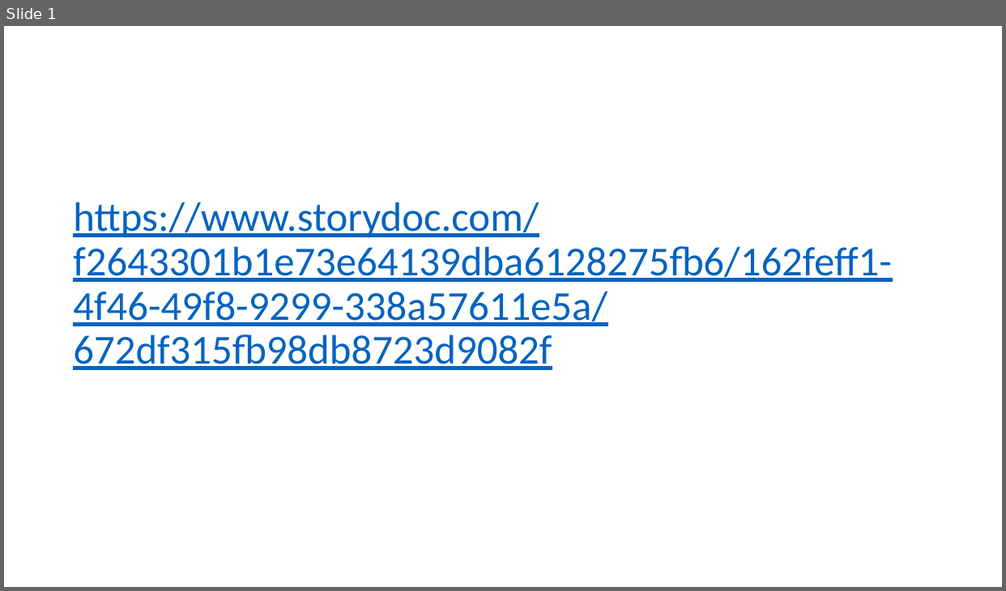
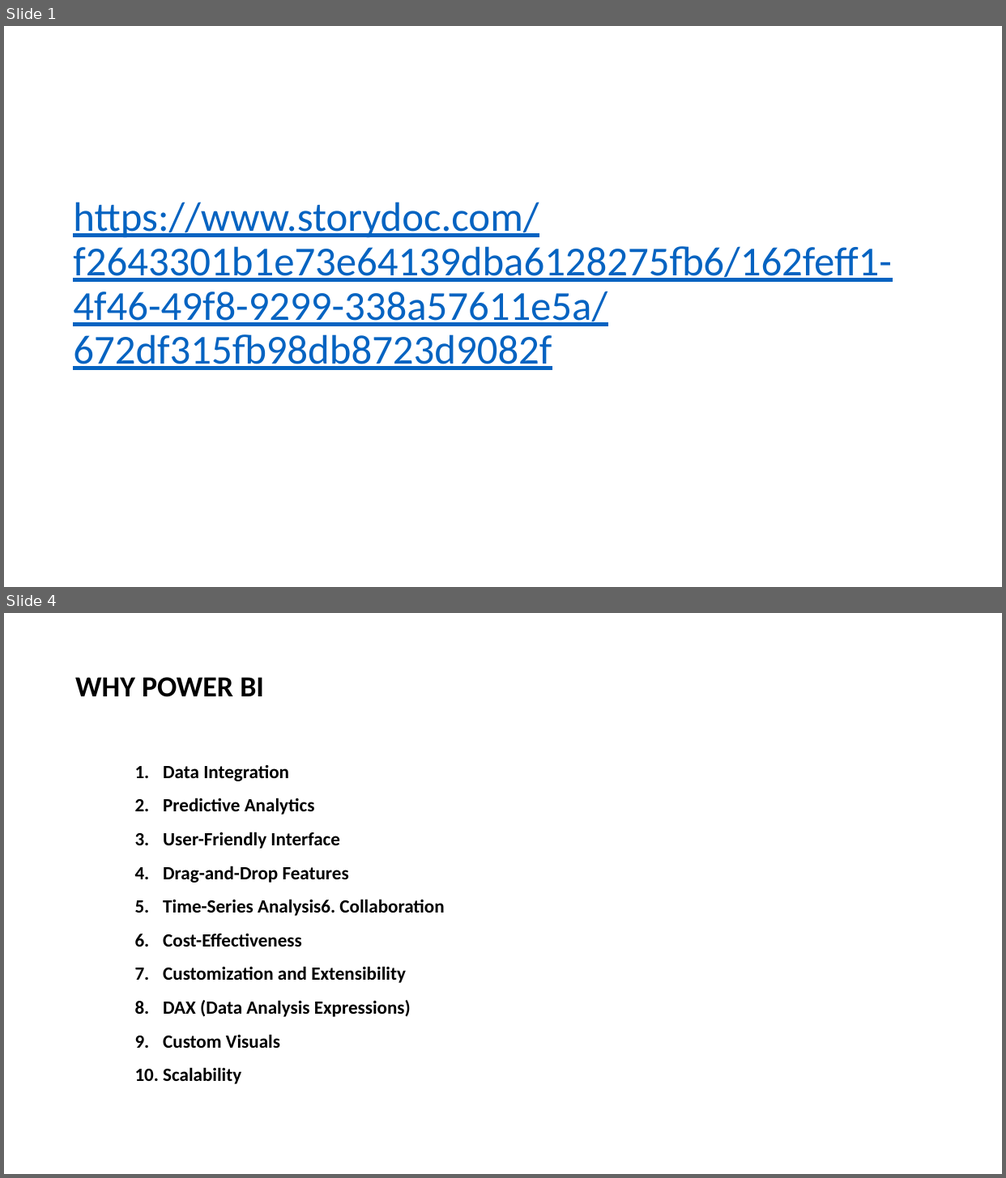
Before and after one commit to KeshavRuhela/infosysSpringboard5.0, a slide deck: ppt/project status 1.pptx. Shown one above the other, each under a label of ours: slide 1 before the commit, slides 1 and 4 after it; the slides between them are not shown. The pictures are 1006x591 and 1006x1178 pixels, drawn with LibreOffice and Linux fonts; fonts in the diff are those of the drawing. Boxes give left, top, right and bottom in pixels: in the first picture for what was removed or moved away, otherwise in the second. Text is boxed around its words. In the diff, an @@ line names an element or a change of style, - is before the commit and + after.

```diff
--- a/ppt/project status 1.pptx
+++ b/ppt/project status 1.pptx
@@ slide 4 added at bbox=[4, 613, 1002, 1174], background #FFFFFF @@
@@ text added at bbox=[75, 677, 264, 697], 28 pt, text #000000, bold @@
+WHY POWER BI
@@ text added at bbox=[163, 764, 444, 1084], 18 pt, text #000000, bold @@
+1. Data Integration
+2. Predictive Analytics
+3. User-Friendly Interface
+4. Drag-and-Drop Features
+5. Time-Series Analysis6. Collaboration
+6. Cost-Effectiveness
+7. Customization and Extensibility
+8. DAX (Data Analysis Expressions)
+9. Custom Visuals
+10. Scalability
```
Also in this commit, not shown: 12 other slides added, 5 slides removed.
